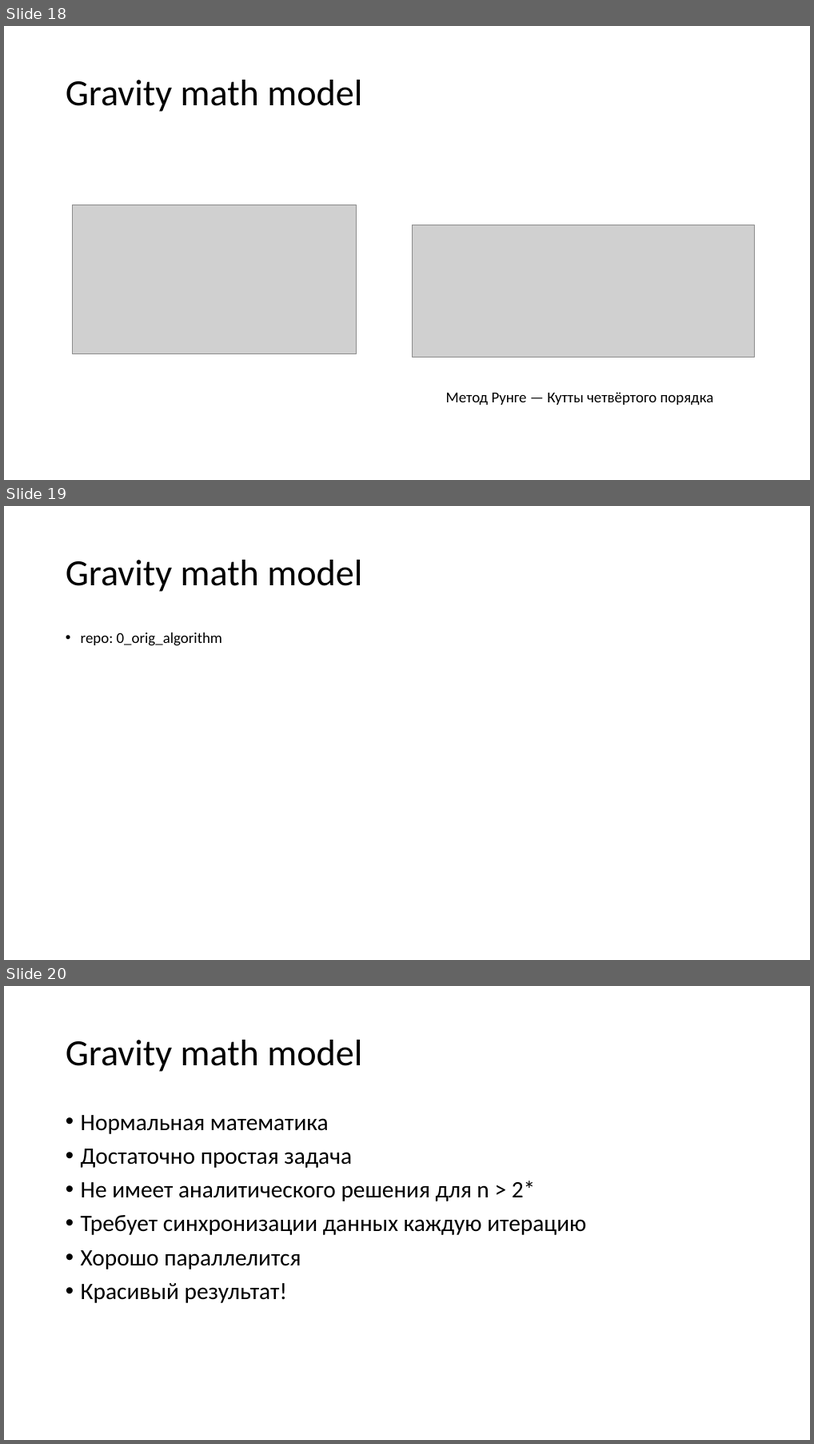
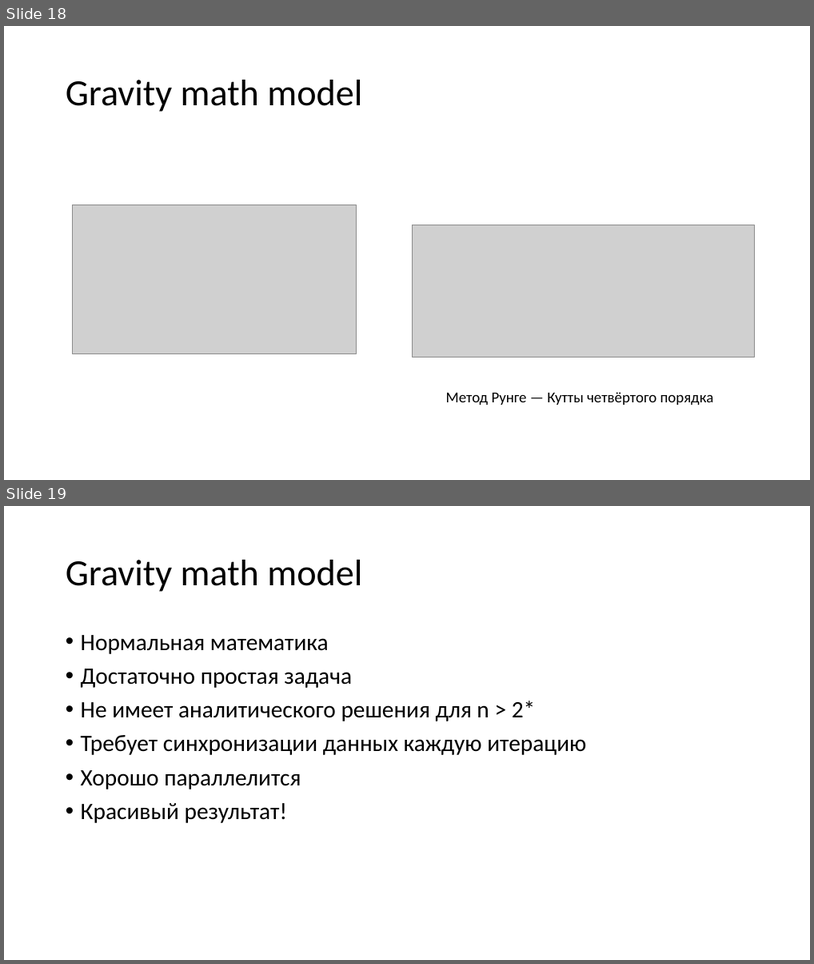
Before and after one commit to AGanyushkin/teraflops, a slide deck: conf.pptx. Shown one above the other, each under a label of ours: slides 18, 19 and 20 before the commit, slides 18 and 19 after it. The pictures are 814x1444 and 814x964 pixels, drawn with LibreOffice and Linux fonts; fonts in the diff are those of the drawing; grey boxes stand for pictures. Boxes give left, top, right and bottom in pixels: in the first picture for what was removed or moved away, otherwise in the second. Text is boxed around its words. In the diff, an @@ line names an element or a change of style, - is before the commit and + after.

```diff
--- a/conf.pptx
+++ b/conf.pptx
@@ slide 19 removed at [4, 506, 810, 960], background #FFFFFF @@
@@ title removed at [66, 560, 362, 592] @@
-Gravity math model
@@ text removed at [81, 632, 222, 646] @@
-• repo: 0_orig_algorithm
@@ what was slide 20 is now slide 19 @@
```
Also in this commit, not shown: 4 slides changed, 5 slides added.
